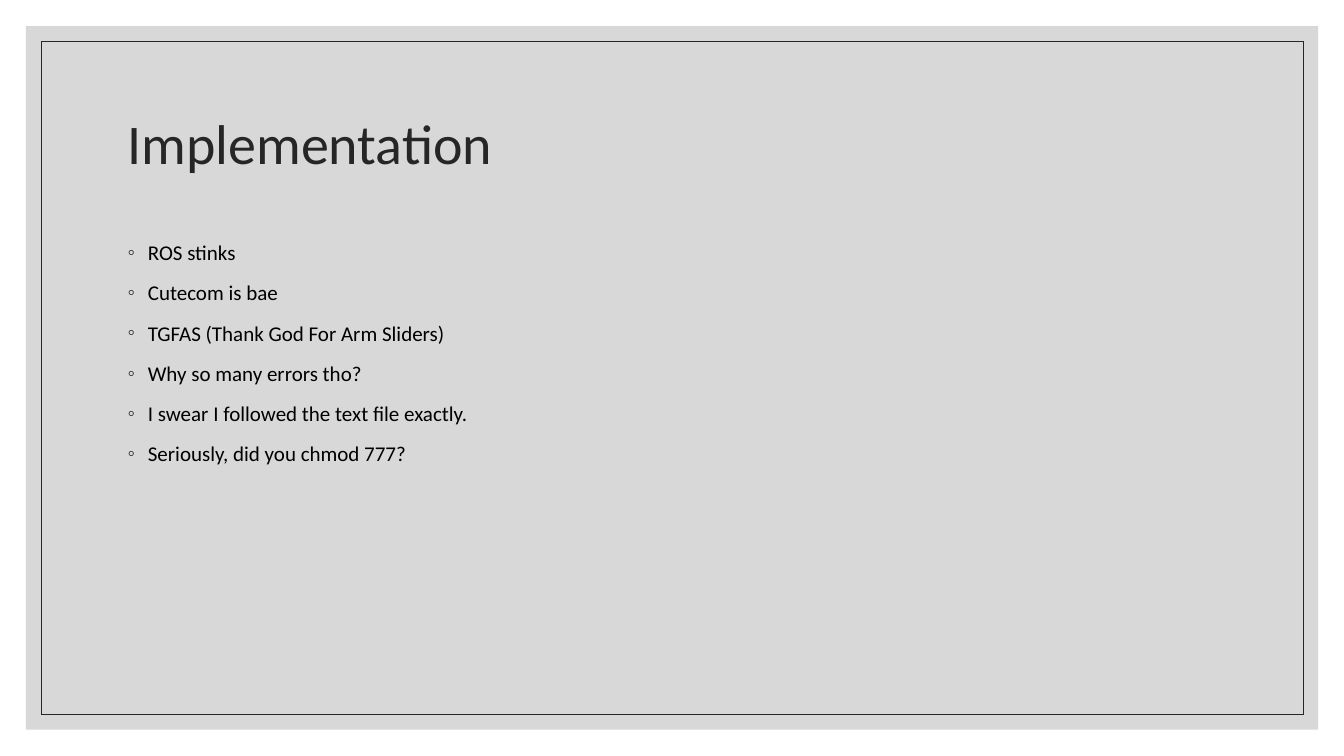
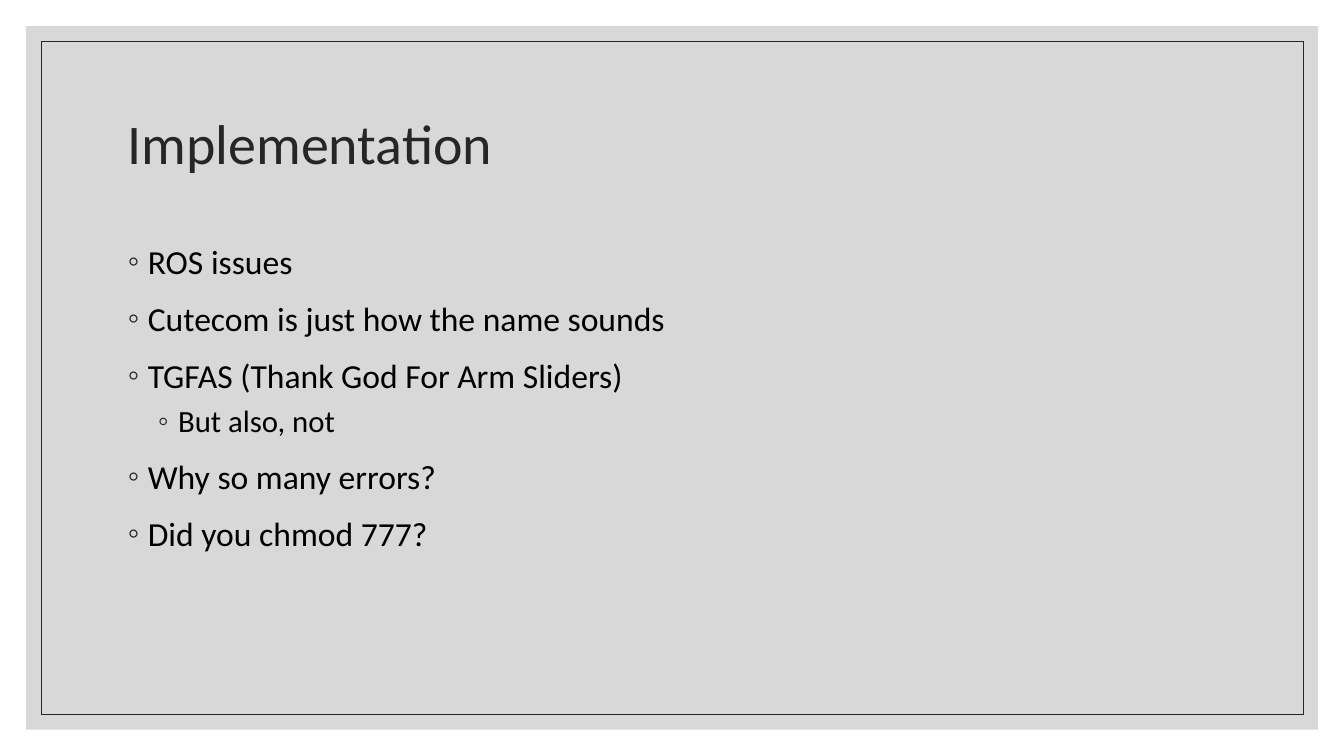
Before and after one commit to liquatics/outofhand, a slide deck: slide 7 of Docs/Final Presentation.pptx (slide 6 before the commit). Drawn at 1344x756 pixels with LibreOffice and Linux fonts; fonts in the diff are those of the drawing. Boxes give left, top, right and bottom in pixels: in the first picture for what was removed or moved away, otherwise in the second. Text is boxed around its words. In the diff, an @@ line names an element or a change of style, - is before the commit and + after.

```diff
--- a/Docs/Final Presentation.pptx
+++ b/Docs/Final Presentation.pptx
@@ text at (148, 251, 665, 337): text changed; size 15 to 24 pt @@
-◦ ROS stinks
-◦ Cutecom is bae
+◦ ROS issues
+◦ Cutecom is just how the name sounds
@@ text at (148, 363, 623, 393): size 15 to 24 pt in "TGFAS (Thank God For Arm Sliders)" @@
@@ text at (148, 410, 436, 552): text changed; size 15 to 24 pt @@
-◦ Why so many errors tho?
-◦ I swear I followed the text file exactly.
-◦ Seriously, did you chmod 777?
+  ◦ But also, not
+◦ Why so many errors?
+◦ Did you chmod 777?
```
Also in this commit, not shown: 4 other slides changed, 1 slide removed.
